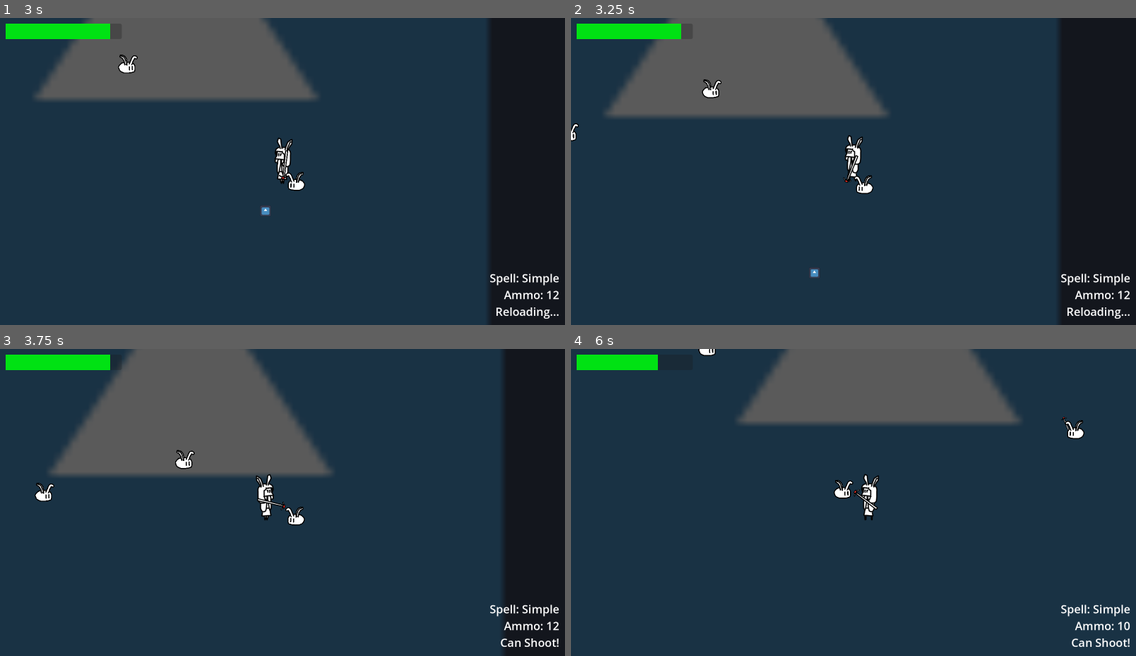
Above: before the commit, frames 1-4 (two rows, left to right).
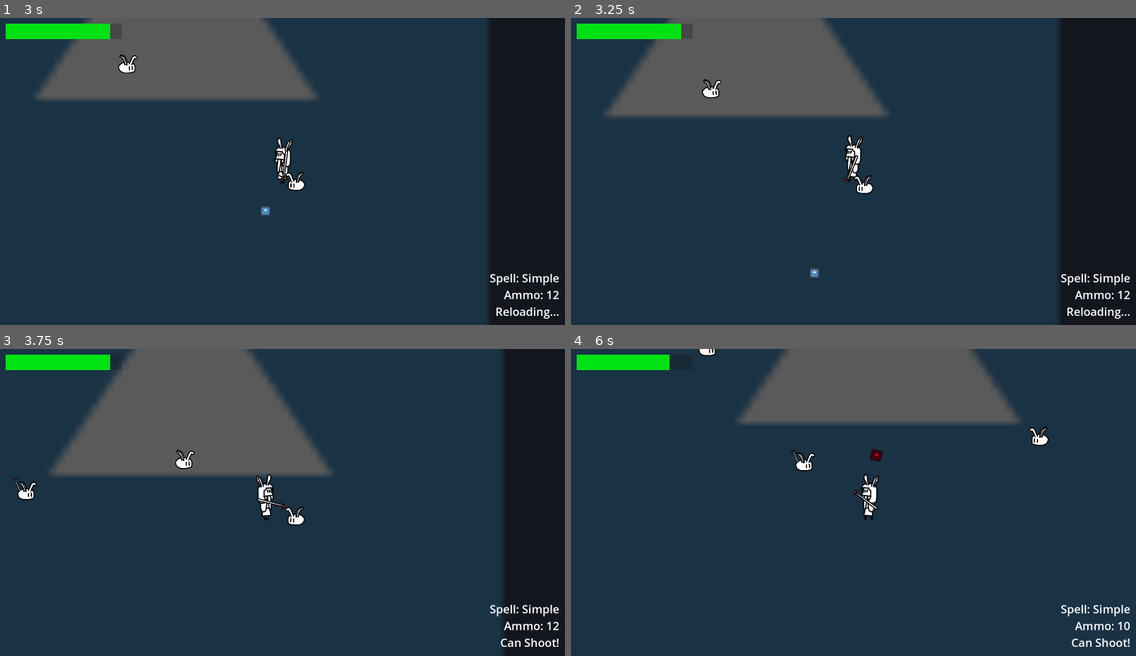
Above: after the commit, the same moments.

Repository: AgilMonkey/Wild-Bun-Magic
Game: Godot game, scene res://levels/main_test_scene/main_test_scene.tscn
Same seed, same stepped clock (60 frames per second), same inputs: the game is played once before the commit and once after it. The engine's default icon, where the game draws it, is replaced by a stand-in: a white triangle on a blue panel in a dark square.
Inputs (mouse positions are in pixels of both pictures, inside the frame that each line leads up to):
- Up to frame 1 (3 s): tap Enter at 0.5 s; move the mouse to (406, 156) at 0.52 s; hold D (move_right) 0.53-1.28 s; click (406, 156) at 0.6 s; move the mouse to (169, 186) at 1.27 s; hold S (move_down) 1.28-2.03 s; tap Shift (dash) at 1.35 s; click (169, 186) at 1.55 s; move the mouse to (339, 103) at 2.02 s; hold D (move_right) 2.03-2.78 s; click (339, 103) at 2.1 s; move the mouse to (254, 232) at 2.77 s; hold W (move_up) from 2.78 s (still down); click (254, 232) at 2.85 s
- Up to frame 2 (3.25 s): keep holding W (move_up)
- Up to frame 3 (3.75 s): move the mouse to (452, 548) at 3.52 s; release W (move_up) at 3.53 s; hold A (move_left) from 3.53 s (still down); tap Shift (dash) at 3.6 s
- Up to frame 4 (6 s): click (1023, 548) at 3.8 s; move the mouse to (684, 456) at 4.27 s; click (684, 456) at 4.35 s; move the mouse to (881, 502) at 5.02 s; release A (move_left) at 5.03 s; hold S (move_down) 5.03-5.78 s; click (881, 502) at 5.1 s; move the mouse to (768, 425) at 5.77 s; hold D (move_right) from 5.78 s (still down); tap Shift (dash) at 5.85 s

Frame 1 is identical in both runs. In frame 2, less than 0.1% of the frame differs, in the area x 0-2%, y 34-41%; in frame 3, 0.3%; in frame 4, 0.8%, in the area x 15-91%, y 1-49%.

Commit message:
Add shotgun and circle enemy

Diff:
--- /dev/null
+++ b/entities/enemies/circle_enemy/CircleEnemy.tscn
@@ -0,0 +1,90 @@
+[gd_scene load_steps=15 format=3 uid="uid://bavom36i7jaq5"]
+
+[ext_resource type="Script" uid="uid://dhopvrh0xvdq4" path="res://entities/enemies/simple_enemy/enemy.gd" id="1_fuh07"]
+[ext_resource type="PackedScene" uid="uid://dbb54nr1beapg" path="res://entities/health_drop/health_drop.tscn" id="2_nd8yy"]
+[ext_resource type="Texture2D" uid="uid://carwpcdxmobmf" path="res://entities/player/assets/tongkat.png" id="3_6ymgq"]
+[ext_resource type="Texture2D" uid="uid://cph0nn63lko2v" path="res://entities/enemies/assets/enemy2.png" id="4_ltq0h"]
+[ext_resource type="PackedScene" uid="uid://ctqbx520r1gsq" path="res://commons/attackbox/attackbox_component.tscn" id="5_wbtle"]
+[ext_resource type="Script" uid="uid://d2ssuuarj6kcv" path="res://commons/hitbox/hitbox_component.gd" id="6_xqano"]
+[ext_resource type="Script" uid="uid://ck82pbmrvnc4n" path="res://entities/enemies/simple_enemy/enemy_animation.gd" id="7_8j0r0"]
+[ext_resource type="Script" uid="uid://bfgcawdmt8vox" path="res://entities/enemies/simple_enemy/follow_player.gd" id="8_f0sja"]
+[ext_resource type="Script" uid="uid://cl5g6pwsy7x6j" path="res://entities/enemies/simple_enemy/simple_attacking.gd" id="9_s47yw"]
+[ext_resource type="Script" uid="uid://ctvcfg16g1pkt" path="res://commons/health/health_component.gd" id="10_nkv0t"]
+[ext_resource type="Script" uid="uid://bh53xgkhnjbra" path="res://entities/enemies/circle_enemy/shoot_at_player_circle.gd" id="11_ed4dn"]
+
+[sub_resource type="CapsuleShape2D" id="CapsuleShape2D_oxdrg"]
+radius = 18.0
+height = 58.0
+
+[sub_resource type="CircleShape2D" id="CircleShape2D_paah2"]
+radius = 40.0
+
+[sub_resource type="RectangleShape2D" id="RectangleShape2D_ae7xc"]
+size = Vector2(64, 64)
+
+[node name="CircleEnemy" type="CharacterBody2D" groups=["enemy"]]
+collision_layer = 2
+collision_mask = 3
+motion_mode = 1
+script = ExtResource("1_fuh07")
+health_pickup_instance = ExtResource("2_nd8yy")
+chance_to_drop_health = 0.05
+
+[node name="WeaponSprite" type="Sprite2D" parent="."]
+position = Vector2(-16, 8)
+rotation = -1.96538
+scale = Vector2(0.161219, 0.16122)
+texture = ExtResource("3_6ymgq")
+offset = Vector2(212.619, -4.52381)
+
+[node name="EnemySprite" type="Sprite2D" parent="."]
+y_sort_enabled = true
+scale = Vector2(0.0735, 0.0735)
+texture = ExtResource("4_ltq0h")
+offset = Vector2(10.2041, -112.245)
+
+[node name="CollisionShape2D" type="CollisionShape2D" parent="."]
+position = Vector2(2, 5)
+rotation = 1.57079
+shape = SubResource("CapsuleShape2D_oxdrg")
+debug_color = Color(0, 0.6, 0.701961, 0)
+
+[node name="AttackboxComponent" parent="." instance=ExtResource("5_wbtle")]
+damage = 10
+is_damage_by_itself = false
+
+[node name="CollisionShape2D" type="CollisionShape2D" parent="AttackboxComponent"]
+shape = SubResource("CircleShape2D_paah2")
+debug_color = Color(0.790018, 0.13228, 0.272505, 0.42)
+
+[node name="HitboxComponent" type="Area2D" parent="." node_paths=PackedStringArray("health")]
+script = ExtResource("6_xqano")
+health = NodePath("../HealthComponent")
+metadata/_custom_type_script = "uid://d2ssuuarj6kcv"
+
+[node name="CollisionShape2D" type="CollisionShape2D" parent="HitboxComponent"]
+shape = SubResource("RectangleShape2D_ae7xc")
+debug_color = Color(0.0417786, 0.650393, 0, 0.42)
+
+[node name="EnemyAnimation" type="Node2D" parent="." node_paths=PackedStringArray("enemy_sprite")]
+script = ExtResource("7_8j0r0")
+enemy_sprite = NodePath("../EnemySprite")
+
+[node name="FollowPlayer" type="Node" parent="."]
+script = ExtResource("8_f0sja")
+speed = 90
+
+[node name="SimpleAttacking" type="Node" parent="." node_paths=PackedStringArray("attackbox", "attackbox_col")]
+script = ExtResource("9_s47yw")
+attackbox = NodePath("../AttackboxComponent")
+attackbox_col = NodePath("../AttackboxComponent/CollisionShape2D")
+
+[node name="HealthComponent" type="Node" parent="."]
+script = ExtResource("10_nkv0t")
+metadata/_custom_type_script = "uid://ctvcfg16g1pkt"
+
+[node name="ShootAtPlayerCircle" type="Node2D" parent="."]
+position = Vector2(-40, -51)
+script = ExtResource("11_ed4dn")
+
+[connection signal="health_reached_zero" from="HealthComponent" to="." method="_on_health_component_health_reached_zero"]
--- /dev/null
+++ b/entities/enemies/circle_enemy/shoot_at_player_circle.gd
@@ -0,0 +1,30 @@
+extends Node2D
+
+@export var bullet_damage := 10
+@export var shoot_timer := 2.0
+@export var bullet_speed := 400
+
+@onready var player: Node2D = get_tree().get_first_node_in_group("player")
+@onready var enemy_bullet_scene: PackedScene = preload("res://entities/bullet/enemy_bullet/enemy_bullet.tscn")
+
+
+func _ready() -> void:
+	shoot()
+
+
+func shoot():
+	await get_tree().create_timer(shoot_timer).timeout
+
+	var start_rot = 0
+
+	for n in range(10):
+		var bullet: EnemyBullet = enemy_bullet_scene.instantiate()
+		bullet.damage = bullet_damage
+		bullet.global_position = global_position
+		bullet.look_at(player.global_position)
+		bullet.rotate(start_rot)
+		bullet.velocity = bullet.global_transform.x * bullet_speed
+		get_tree().current_scene.add_child(bullet)
+		start_rot += PI * 2 / 10
+
+	shoot()
--- /dev/null
+++ b/entities/enemies/shotgun_enemy/ShotgunEnemy.tscn
@@ -0,0 +1,92 @@
+[gd_scene load_steps=15 format=3 uid="uid://cg0dt524l6uie"]
+
+[ext_resource type="Script" uid="uid://dhopvrh0xvdq4" path="res://entities/enemies/simple_enemy/enemy.gd" id="1_qn2x1"]
+[ext_resource type="PackedScene" uid="uid://dbb54nr1beapg" path="res://entities/health_drop/health_drop.tscn" id="2_lhgbq"]
+[ext_resource type="Texture2D" uid="uid://carwpcdxmobmf" path="res://entities/player/assets/tongkat.png" id="3_48frr"]
+[ext_resource type="Texture2D" uid="uid://cph0nn63lko2v" path="res://entities/enemies/assets/enemy2.png" id="4_7sh4x"]
+[ext_resource type="PackedScene" uid="uid://ctqbx520r1gsq" path="res://commons/attackbox/attackbox_component.tscn" id="5_jac35"]
+[ext_resource type="Script" uid="uid://d2ssuuarj6kcv" path="res://commons/hitbox/hitbox_component.gd" id="6_bg8mo"]
+[ext_resource type="Script" uid="uid://ck82pbmrvnc4n" path="res://entities/enemies/simple_enemy/enemy_animation.gd" id="7_4kmua"]
+[ext_resource type="Script" uid="uid://bfgcawdmt8vox" path="res://entities/enemies/simple_enemy/follow_player.gd" id="8_od6pe"]
+[ext_resource type="Script" uid="uid://cl5g6pwsy7x6j" path="res://entities/enemies/simple_enemy/simple_attacking.gd" id="9_ooyqt"]
+[ext_resource type="Script" uid="uid://ctvcfg16g1pkt" path="res://commons/health/health_component.gd" id="10_koxgn"]
+[ext_resource type="Script" uid="uid://du3708j4i0nbe" path="res://entities/enemies/shotgun_enemy/shoot_at_player_shotgun.gd" id="11_41c24"]
+
+[sub_resource type="CapsuleShape2D" id="CapsuleShape2D_oxdrg"]
+radius = 18.0
+height = 58.0
+
+[sub_resource type="CircleShape2D" id="CircleShape2D_paah2"]
+radius = 40.0
+
+[sub_resource type="RectangleShape2D" id="RectangleShape2D_ae7xc"]
+size = Vector2(64, 64)
+
+[node name="ShotgunEnemy" type="CharacterBody2D" groups=["enemy"]]
+collision_layer = 2
+collision_mask = 3
+motion_mode = 1
+script = ExtResource("1_qn2x1")
+health_pickup_instance = ExtResource("2_lhgbq")
+chance_to_drop_health = 0.05
+
+[node name="WeaponSprite" type="Sprite2D" parent="."]
+position = Vector2(-16, 8)
+rotation = -1.96538
+scale = Vector2(0.161219, 0.16122)
+texture = ExtResource("3_48frr")
+offset = Vector2(212.619, -4.52381)
+
+[node name="EnemySprite" type="Sprite2D" parent="."]
+y_sort_enabled = true
+scale = Vector2(0.0735, 0.0735)
+texture = ExtResource("4_7sh4x")
+offset = Vector2(10.2041, -112.245)
+
+[node name="CollisionShape2D" type="CollisionShape2D" parent="."]
+position = Vector2(2, 5)
+rotation = 1.57079
+shape = SubResource("CapsuleShape2D_oxdrg")
+debug_color = Color(0, 0.6, 0.701961, 0)
+
+[node name="AttackboxComponent" parent="." instance=ExtResource("5_jac35")]
+damage = 10
+is_damage_by_itself = false
+
+[node name="CollisionShape2D" type="CollisionShape2D" parent="AttackboxComponent"]
+shape = SubResource("CircleShape2D_paah2")
+debug_color = Color(0.790018, 0.13228, 0.272505, 0.42)
+
+[node name="HitboxComponent" type="Area2D" parent="." node_paths=PackedStringArray("health")]
+script = ExtResource("6_bg8mo")
+health = NodePath("../HealthComponent")
+metadata/_custom_type_script = "uid://d2ssuuarj6kcv"
+
+[node name="CollisionShape2D" type="CollisionShape2D" parent="HitboxComponent"]
+shape = SubResource("RectangleShape2D_ae7xc")
+debug_color = Color(0.0417786, 0.650393, 0, 0.42)
+
+[node name="EnemyAnimation" type="Node2D" parent="." node_paths=PackedStringArray("enemy_sprite")]
+script = ExtResource("7_4kmua")
+enemy_sprite = NodePath("../EnemySprite")
+
+[node name="FollowPlayer" type="Node" parent="."]
+script = ExtResource("8_od6pe")
+speed = 120
+
+[node name="SimpleAttacking" type="Node" parent="." node_paths=PackedStringArray("attackbox", "attackbox_col")]
+script = ExtResource("9_ooyqt")
+attackbox = NodePath("../AttackboxComponent")
+attackbox_col = NodePath("../AttackboxComponent/CollisionShape2D")
+
+[node name="HealthComponent" type="Node" parent="."]
+script = ExtResource("10_koxgn")
+max_health = 70
+metadata/_custom_type_script = "uid://ctvcfg16g1pkt"
+
+[node name="ShootAtPlayerShotgun" type="Node2D" parent="."]
+position = Vector2(-40, -51)
+script = ExtResource("11_41c24")
+shoot_timer = 3.0
+
+[connection signal="health_reached_zero" from="HealthComponent" to="." method="_on_health_component_health_reached_zero"]
--- /dev/null
+++ b/entities/enemies/shotgun_enemy/shoot_at_player_shotgun.gd
@@ -0,0 +1,31 @@
+extends Node2D
+
+@export var bullet_damage := 10
+@export var shoot_timer := 2.0
+@export var bullet_speed := 400
+
+@onready var player: Node2D = get_tree().get_first_node_in_group("player")
+@onready var enemy_bullet_scene: PackedScene = preload("res://entities/bullet/enemy_bullet/enemy_bullet.tscn")
+
+
+func _ready() -> void:
+	shoot()
+
+
+func shoot():
+	await get_tree().create_timer(shoot_timer).timeout
+
+	# Reduce (Increase this to 40 then
+	var start_rot = -40
+
+	for n in range(5):
+		var bullet: EnemyBullet = enemy_bullet_scene.instantiate()
+		bullet.damage = bullet_damage
+		bullet.global_position = global_position
+		bullet.look_at(player.global_position)
+		bullet.rotate(deg_to_rad(start_rot))
+		bullet.velocity = bullet.global_transform.x * bullet_speed
+		get_tree().current_scene.add_child(bullet)
+		start_rot += 20
+
+	shoot()
--- a/levels/main_test_scene/main_test_scene.tscn
+++ b/levels/main_test_scene/main_test_scene.tscn
@@ -9,6 +9,8 @@
 [ext_resource type="PackedScene" uid="uid://bl0spk6gymtey" path="res://entities/enemies/simple_enemy/Enemy.tscn" id="6_k73vk"]
 [ext_resource type="PackedScene" uid="uid://dx4d0juldt1ne" path="res://entities/enemies/shoot_enemy/ShootyEnemy.tscn" id="7_0cjx8"]
 [ext_resource type="Script" uid="uid://bdpcnj3punf2n" path="res://entities/enemies/enemy_resource.gd" id="8_y6r6k"]
+[ext_resource type="PackedScene" uid="uid://cg0dt524l6uie" path="res://entities/enemies/shotgun_enemy/ShotgunEnemy.tscn" id="10_fbway"]
+[ext_resource type="PackedScene" uid="uid://bavom36i7jaq5" path="res://entities/enemies/circle_enemy/CircleEnemy.tscn" id="11_p77l7"]
 
 [sub_resource type="Resource" id="Resource_ra8ls"]
 script = ExtResource("8_y6r6k")
@@ -19,7 +21,19 @@
 [sub_resource type="Resource" id="Resource_fbway"]
 script = ExtResource("8_y6r6k")
 enemy_instance = ExtResource("7_0cjx8")
-chance = 20
+chance = 30
+metadata/_custom_type_script = "uid://bdpcnj3punf2n"
+
+[sub_resource type="Resource" id="Resource_p77l7"]
+script = ExtResource("8_y6r6k")
+enemy_instance = ExtResource("10_fbway")
+chance = 10
+metadata/_custom_type_script = "uid://bdpcnj3punf2n"
+
+[sub_resource type="Resource" id="Resource_iaos1"]
+script = ExtResource("8_y6r6k")
+enemy_instance = ExtResource("11_p77l7")
+chance = 5
 metadata/_custom_type_script = "uid://bdpcnj3punf2n"
 
 [node name="main_test_scene" type="Node2D"]
@@ -45,7 +59,7 @@
 [node name="SpawnManager" type="Node" parent="." node_paths=PackedStringArray("player")]
 script = ExtResource("5_1itg7")
 player = NodePath("../Player")
-enemy_to_spawn = Array[ExtResource("8_y6r6k")]([SubResource("Resource_ra8ls"), SubResource("Resource_fbway")])
+enemy_to_spawn = Array[ExtResource("8_y6r6k")]([SubResource("Resource_ra8ls"), SubResource("Resource_fbway"), SubResource("Resource_p77l7"), SubResource("Resource_iaos1")])
 metadata/_custom_type_script = "uid://bac54mi18tq8"
 
 [node name="SpawnTimer" type="Timer" parent="SpawnManager"]
Not shown, added: entities/enemies/circle_enemy/shoot_at_player_circle.gd.uid
Not shown, added: entities/enemies/shotgun_enemy/shoot_at_player_shotgun.gd.uid
Not shown: 1 places in levels/main_test_scene/main_test_scene.tscn that only renumber resources
